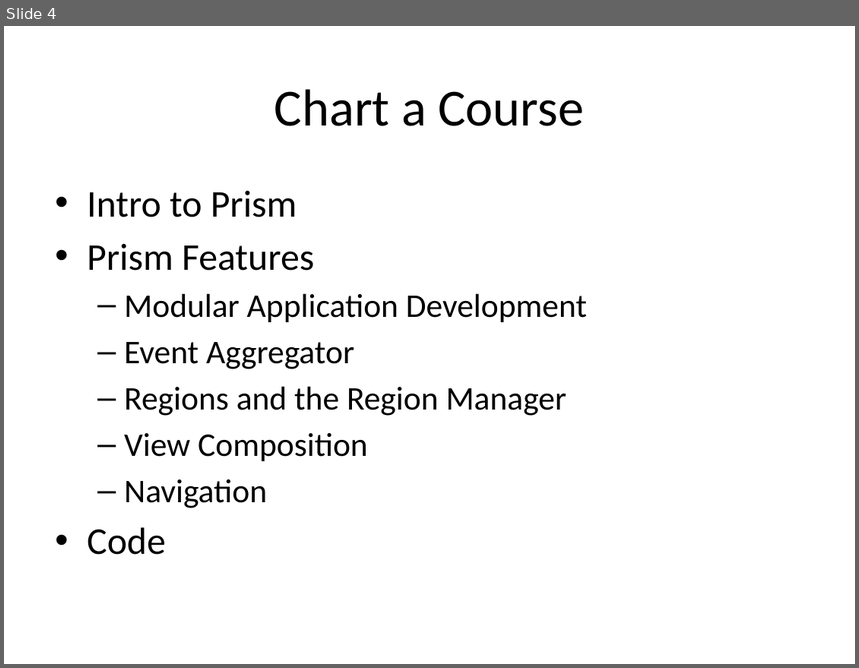
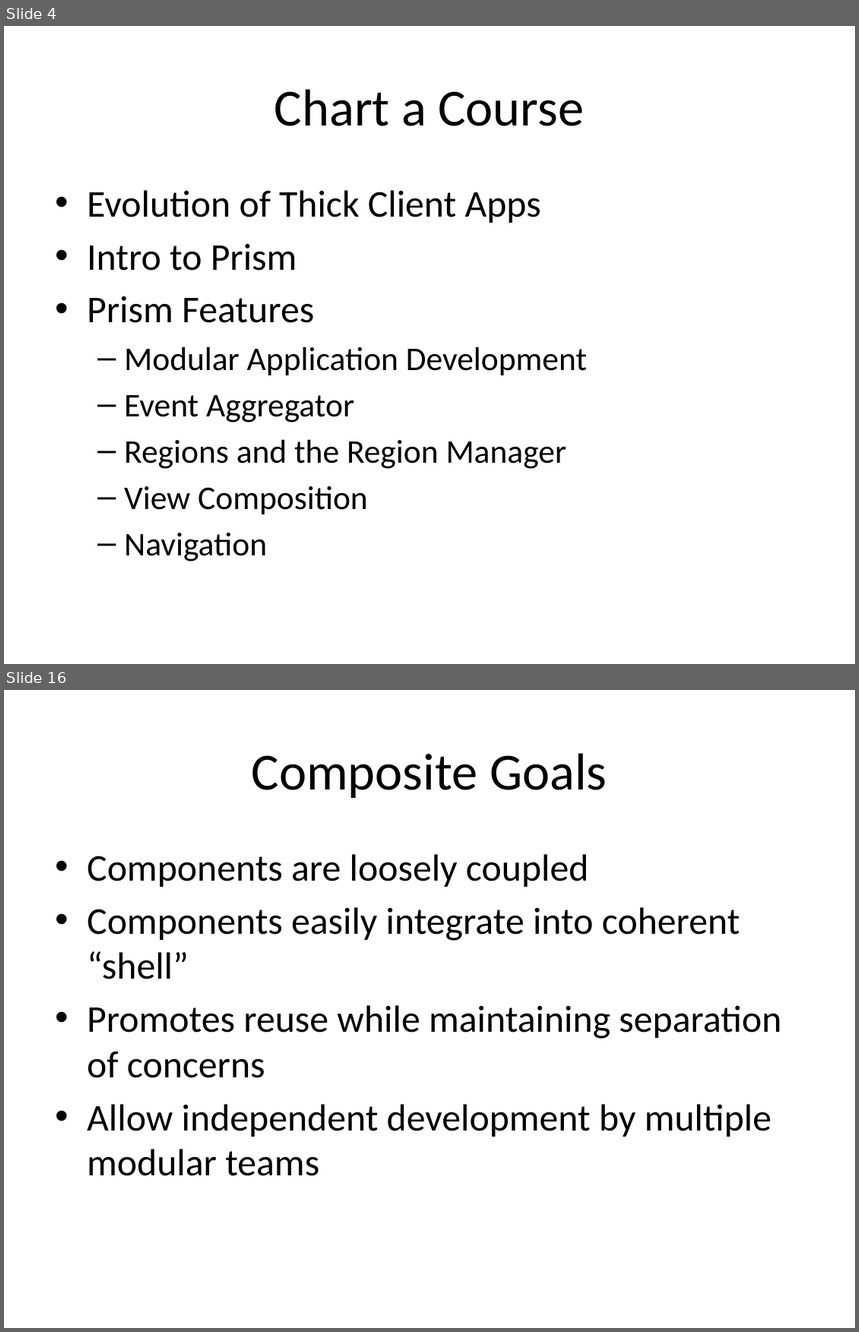
Before and after one commit to neraath/prism-talk, a slide deck: prism-talk.pptx. Shown one above the other, each under a label of ours: slide 4 before the commit, slides 4 and 16 after it; the slides between them are not shown. The pictures are 859x668 and 859x1332 pixels, drawn with LibreOffice and Linux fonts; fonts in the diff are those of the drawing. Boxes give left, top, right and bottom in pixels: in the first picture for what was removed or moved away, otherwise in the second. Text is boxed around its words. In the diff, an @@ line names an element or a change of style, - is before the commit and + after.

```diff
--- a/prism-talk.pptx
+++ b/prism-talk.pptx
@@ slide 16 added at [4, 690, 855, 1328], background #FFFFFF @@
@@ title added at [252, 753, 607, 798], 44 pt, text #000000 @@
+Composite Goals
@@ text added at [87, 854, 781, 1176], 32 pt, text #000000 @@
+• Components are loosely coupled
+• Components easily integrate into coherent “shell”
+• Promotes reuse while maintaining separation of concerns
+• Allow independent development by multiple modular teams
@@ slide 4 changed as well @@
@@ text at [87, 190, 541, 223]: paragraph added @@
+• Evolution of Thick Client Apps
@@ text at [87, 528, 166, 555]: paragraph removed @@
-• Code
```
Also in this commit, not shown: 41 other slides added.
